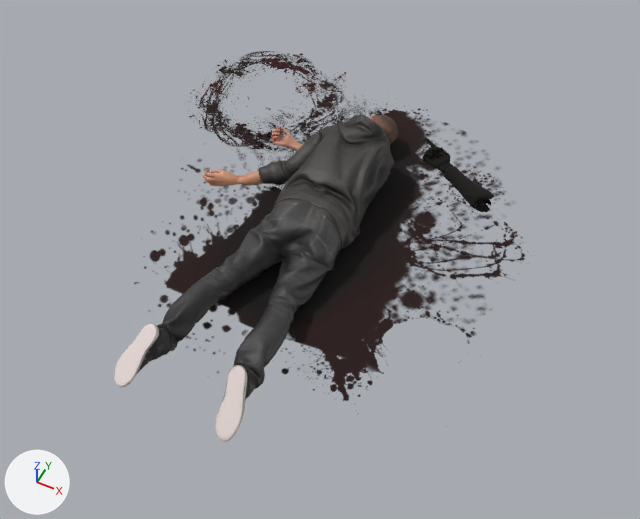
The glTF model objects/props/Body.gltf: old version first, new version second.
Camera for both pictures: a 50 mm lens placed at (1.29, -2.1, 2.96), pointed at (0.09, 0.31, -0.05). Every picture has the same lights, and +X, +Y and +Z are marked at lower left. The picture after the commit comes second. Where no turn or scale is listed for an object, it has been applied to the vertices.

Names of what the first picture shows: 'ArmBody', 'BloodBig', 'BloodSmall', 'Body.001', 'Hair.001', 'Pants.001', 'Shoes.001', 'Sweatshirt.001'.
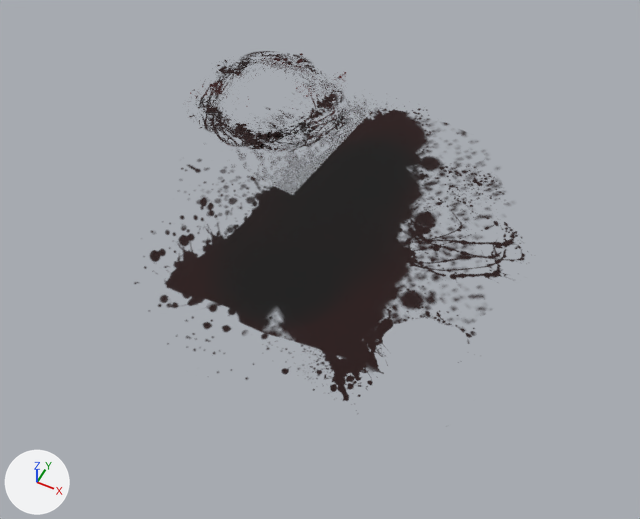
Boxes (x1, y1, x2, y2) around the edits, measured in the pictures (640 x 519 px):
'Pants.001', deleted
    before: (151, 198, 341, 399)
'Sweatshirt.001', deleted
    before: (258, 115, 394, 254)
'Shoes.001', deleted
    before: (114, 324, 249, 442)
'ArmBody', deleted (black)
    before: (423, 138, 495, 212)
'Body.001', deleted
    before: (203, 117, 374, 187)
'Hair.001', deleted
    before: (370, 115, 398, 144)

The edits, one by one:
Object 'ArmBody' (ob_armbody) is deleted.
Object 'Sweatshirt.001' (ob_sweatshirt_001) is deleted.
Object 'Pants.001' (ob_pants_001) is deleted.
Object 'Body.001' (ob_body_001) is deleted.
Object 'Hair.001' (ob_hair_001) is deleted.
Object 'Shoes.001' (ob_shoes_001) is deleted.
